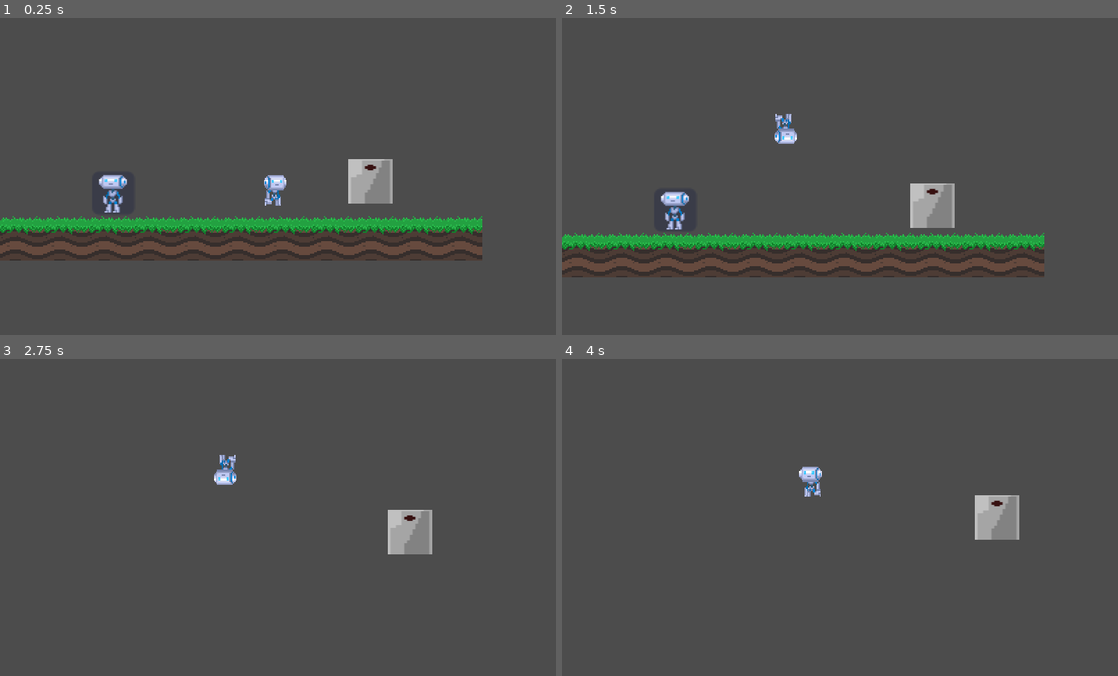
Above: before the commit, frames 1-4 (two rows, left to right).
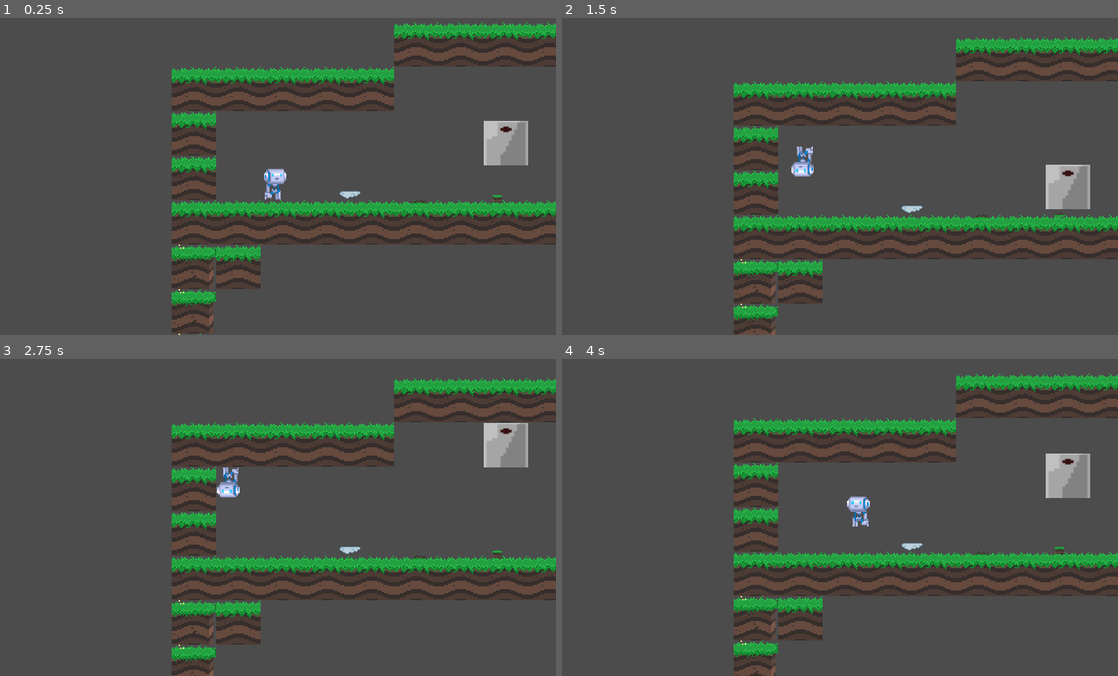
Above: after the commit, the same moments.

Repository: papukweh/Sohlepse
Game: Godot game, scene res://stage1.tscn
Two runs of this game, one before a commit and one after it. Both use one fixed random seed, a clock stepped at 60 frames per second and the inputs below.
Inputs:
- Up to frame 1 (0.25 s): no input
- Up to frame 2 (1.5 s): hold Right (move_right) 0.53-1.28 s; tap H (change-h) at 0.6 s; tap Up (jump) at 0.77 s; hold Left (move_left) from 1.28 s (still down); tap V (change-v) at 1.35 s
- Up to frame 3 (2.75 s): tap Up (jump) at 1.52 s; release Left (move_left) at 2.03 s; hold Right (move_right) from 2.03 s (still down); hold E (interact) from 2.03 s (still down)
- Up to frame 4 (4 s): release E (interact) at 2.78 s; tap H (change-h) at 2.85 s; tap Up (jump) at 3.02, 3.77 s; release Right (move_right) at 3.53 s; hold Left (move_left) from 3.53 s (still down); tap V (change-v) at 3.6 s

The runs differ from the first frame. In frame 1, 26% of the frame differs, in the area x 0-100%, y 1-100%; in frame 2, 26%; in frame 3, 21%; in frame 4, 21%.

Commit message:
Arrumamos a física da caixa, sua colisão e começamos a arrumar a colisão do falling floor
Co-authored-by: Pedro Paulo <ppqbambace@yahoo.com.br>
Co-authored-by: Larissa <larissa_sala@usp.br>

Diff:
--- a/Sohlepse/Endgoal.tscn
+++ b/Sohlepse/Endgoal.tscn
@@ -16,6 +16,8 @@
 gravity = 98.0
 linear_damp = 0.1
 angular_damp = 1.0
+collision_layer = 4
+collision_mask = 5
 audio_bus_override = false
 audio_bus_name = "Master"
 script = ExtResource( 1 )
--- a/Sohlepse/FallingFloor.tscn
+++ b/Sohlepse/FallingFloor.tscn
@@ -6,12 +6,12 @@
 [sub_resource type="RectangleShape2D" id=1]
 
 custom_solver_bias = 0.0
-extents = Vector2( 94.8773, 4.74026 )
+extents = Vector2( 97.8411, 4.74026 )
 
 [sub_resource type="RectangleShape2D" id=2]
 
 custom_solver_bias = 0.0
-extents = Vector2( 9.98492, 10 )
+extents = Vector2( 11.0674, 10 )
 
 [node name="FallingFloor" type="Area2D"]
 
@@ -23,6 +23,7 @@
 linear_damp = 0.1
 angular_damp = 1.0
 monitorable = false
+collision_layer = 4
 audio_bus_override = false
 audio_bus_name = "Master"
 script = ExtResource( 1 )
@@ -30,14 +31,13 @@
 
 [node name="CollisionShape2D" type="CollisionShape2D" parent="." index="0"]
 
-position = Vector2( -0.116373, 20.7255 )
-scale = Vector2( 0.290403, 0.547745 )
+position = Vector2( -0.204643, -17.3188 )
+scale = Vector2( 0.333285, 0.547745 )
 shape = SubResource( 1 )
 _sections_unfolded = [ "Transform" ]
 
 [node name="StaticBody2D" type="StaticBody2D" parent="." index="1"]
 
-position = Vector2( 0, 32 )
 scale = Vector2( 1, 0.5 )
 input_pickable = false
 collision_layer = 1
@@ -55,8 +55,8 @@
 
 [node name="CollisionShape2D" type="CollisionShape2D" parent="StaticBody2D" index="1"]
 
-position = Vector2( -1.16113, 6.25488 )
 scale = Vector2( 3.00773, 2.49131 )
 shape = SubResource( 2 )
+_sections_unfolded = [ "Transform" ]
 
 [connection signal="body_entered" from="." to="." method="_on_FallingFloor_body_entered"]
--- a/Sohlepse/Lever.tscn
+++ b/Sohlepse/Lever.tscn
@@ -30,9 +30,12 @@
 gravity = 98.0
 linear_damp = 0.1
 angular_damp = 1.0
+collision_layer = 4
+collision_mask = 5
 audio_bus_override = false
 audio_bus_name = "Master"
 script = ExtResource( 1 )
+_sections_unfolded = [ "Collision" ]
 
 [node name="AnimatedSprite" type="AnimatedSprite" parent="." index="0"]
 
--- a/Sohlepse/box.gd
+++ b/Sohlepse/box.gd
@@ -1,6 +1,7 @@
 extends KinematicBody2D
 
 var GRAVITY = 700.0 # pixels/second/second
+var DEACCEL = 100.0
 var velocity = Vector2()
 onready var push = false
 
@@ -24,7 +25,7 @@
 	elif $RC_right.is_colliding():
 		player = $RC_right.get_collider()
 
-	if player != null and player.get_name() == "player" and push:
+	if player != null and player.get_name().begins_with("player") and push:
 		if player.moving_left():
 			velocity.x = -200
 		elif player.moving_right():
--- a/Sohlepse/box.tscn
+++ b/Sohlepse/box.tscn
@@ -6,7 +6,7 @@
 [sub_resource type="RectangleShape2D" id=1]
 
 custom_solver_bias = 0.0
-extents = Vector2( 10, 11.1185 )
+extents = Vector2( 9.18145, 11.1185 )
 
 [node name="KinematicBody2D" type="KinematicBody2D"]
 
@@ -25,7 +25,8 @@
 
 [node name="RC_left" type="RayCast2D" parent="." index="1"]
 
-rotation = 1.5708
+position = Vector2( -37.9869, -37.9802 )
+scale = Vector2( 1, 1.49668 )
 enabled = true
 exclude_parent = true
 cast_to = Vector2( 0, 40 )
@@ -34,7 +35,8 @@
 
 [node name="RC_right" type="RayCast2D" parent="." index="2"]
 
-rotation = -1.5708
+position = Vector2( 31.5348, -36.6641 )
+scale = Vector2( 1, 1.50581 )
 enabled = true
 exclude_parent = true
 cast_to = Vector2( 0, 40 )
@@ -43,7 +45,7 @@
 
 [node name="CollisionShape2D" type="CollisionShape2D" parent="." index="3"]
 
-position = Vector2( -2.05863, -4.64459 )
-scale = Vector2( 3.2, 3 )
+position = Vector2( -2.73905, -4.64459 )
+scale = Vector2( 3.10942, 3 )
 shape = SubResource( 1 )
 _sections_unfolded = [ "Transform" ]
--- a/Sohlepse/player.gd
+++ b/Sohlepse/player.gd
@@ -4,7 +4,7 @@
 
 # Angle in degrees towards either side that the player can consider "floor"
 const FLOOR_ANGLE_TOLERANCE = 40
-const WALK_FORCE = 300
+const WALK_FORCE = 400
 const WALK_MIN_SPEED = 10
 const WALK_MAX_SPEED = 300
 const STOP_FORCE = 1500
@@ -57,9 +57,9 @@
 
 	if pushing:
 		if move_left:
-			velocity.x = -200
+			velocity.x = -225
 		elif move_right:
-			velocity.x = 200
+			velocity.x = 225
 	else:
 		if move_left:
 			if velocity.x <= WALK_MIN_SPEED and velocity.x > -WALK_MAX_SPEED:
@@ -82,9 +82,9 @@
 
 	var new_siding_left = siding_left
 	# Check siding
-	if velocity.x < 0 and move_left:
+	if velocity.x < 0 and move_left and not pushing:
 		new_siding_left = true
-	elif velocity.x > 0 and move_right:
+	elif velocity.x > 0 and move_right and not pushing:
 		new_siding_left = false
 
 	# Update siding
--- a/Sohlepse/stage1.tscn
+++ b/Sohlepse/stage1.tscn
@@ -10,12 +10,13 @@
 [ext_resource path="res://Wall.tscn" type="PackedScene" id=8]
 [ext_resource path="res://Endgoal.tscn" type="PackedScene" id=9]
 
-[node name="stage1" type="Node"]
+[node name="stage1" type="Node" index="0"]
 
 _sections_unfolded = [ "Pause" ]
 
 [node name="tile_map" type="TileMap" parent="." index="0"]
 
+position = Vector2( 0, 0.814507 )
 mode = 0
 tile_set = ExtResource( 1 )
 cell_size = Vector2( 64, 64 )
@@ -37,13 +38,13 @@
 
 [node name="player" parent="." index="1" instance=ExtResource( 2 )]
 
-position = Vector2( 1243.43, -132.686 )
+position = Vector2( 153.895, 82.8612 )
 scale = Vector2( 0.817881, 1.08877 )
 _sections_unfolded = [ "Angular", "Applied Forces", "Collision", "Linear", "Transform" ]
 
 [node name="box" parent="." index="2" instance=ExtResource( 3 )]
 
-position = Vector2( 1378.29, -131.858 )
+position = Vector2( 483.837, 28.8513 )
 
 [node name="button1" parent="." index="3" instance=ExtResource( 4 )]
 
@@ -51,9 +52,9 @@
 
 [node name="lever2" parent="." index="4" instance=ExtResource( 5 )]
 
-position = Vector2( 333.76, -32.2155 )
+position = Vector2( 255.839, 123.626 )
 rotation = 1.5708
-_sections_unfolded = [ "Transform" ]
+_sections_unfolded = [ "Collision", "Transform" ]
 
 [node name="button3" parent="." index="5" instance=ExtResource( 6 )]
 
@@ -61,27 +62,27 @@
 
 [node name="FallingFloor" parent="." index="6" instance=ExtResource( 7 )]
 
-position = Vector2( 801.681, 124.253 )
+position = Vector2( 801.681, 138.253 )
 _sections_unfolded = [ "Collision", "Transform" ]
 
 [node name="FallingFloor3" parent="." index="7" instance=ExtResource( 7 )]
 
-position = Vector2( 929.492, 125 )
+position = Vector2( 929.492, 138 )
 _sections_unfolded = [ "Collision", "Transform" ]
 
 [node name="FallingFloor4" parent="." index="8" instance=ExtResource( 7 )]
 
-position = Vector2( 993.918, 125 )
+position = Vector2( 993.918, 138 )
 _sections_unfolded = [ "Collision", "Transform" ]
 
 [node name="FallingFloor5" parent="." index="9" instance=ExtResource( 7 )]
 
-position = Vector2( 1057.65, 125 )
+position = Vector2( 1057.65, 138 )
 _sections_unfolded = [ "Collision", "Transform" ]
 
 [node name="FallingFloor2" parent="." index="10" instance=ExtResource( 7 )]
 
-position = Vector2( 865.842, 125 )
+position = Vector2( 865.842, 138 )
 _sections_unfolded = [ "Collision", "Transform" ]
 
 [node name="wall1" parent="." index="11" instance=ExtResource( 8 )]
